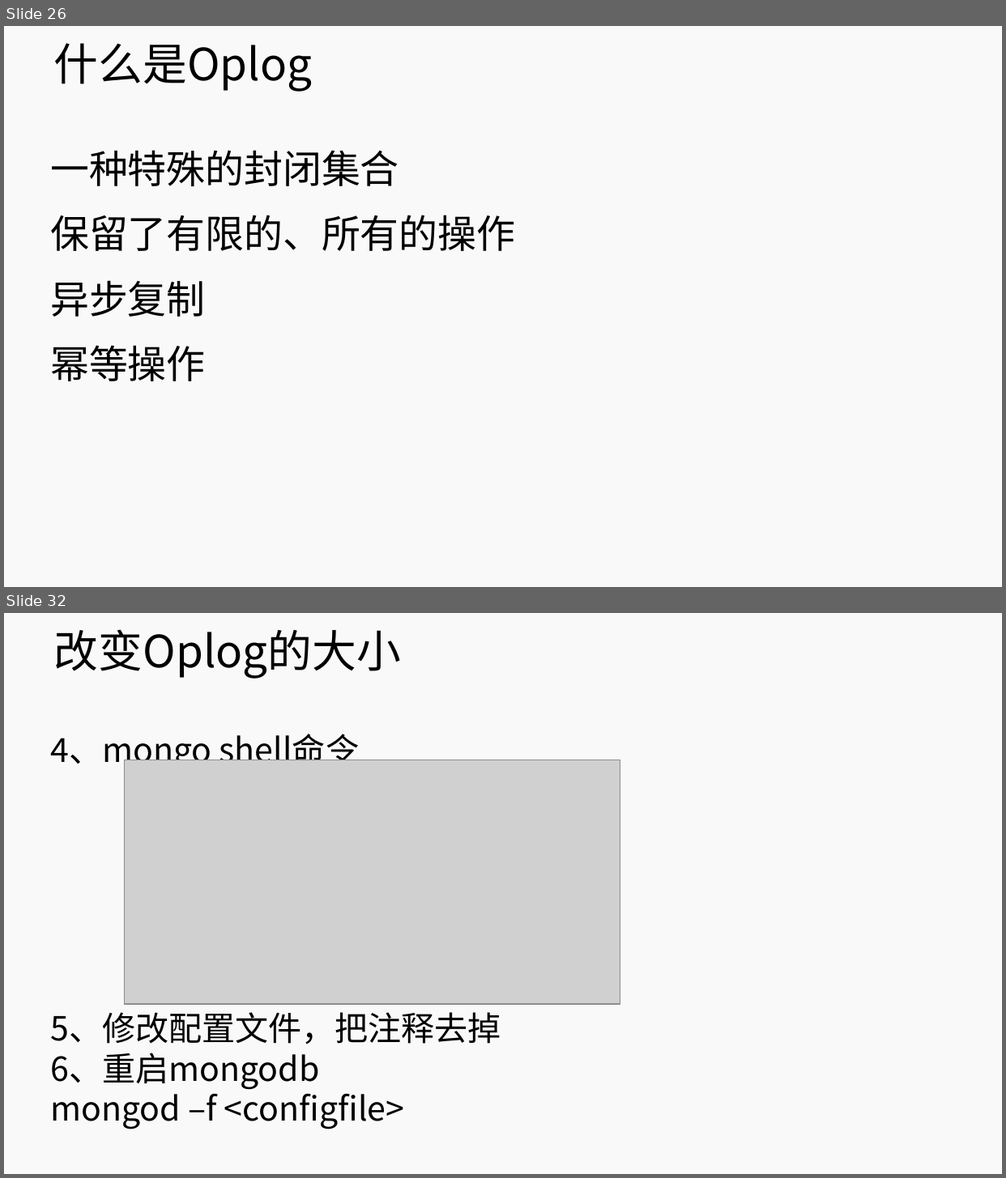
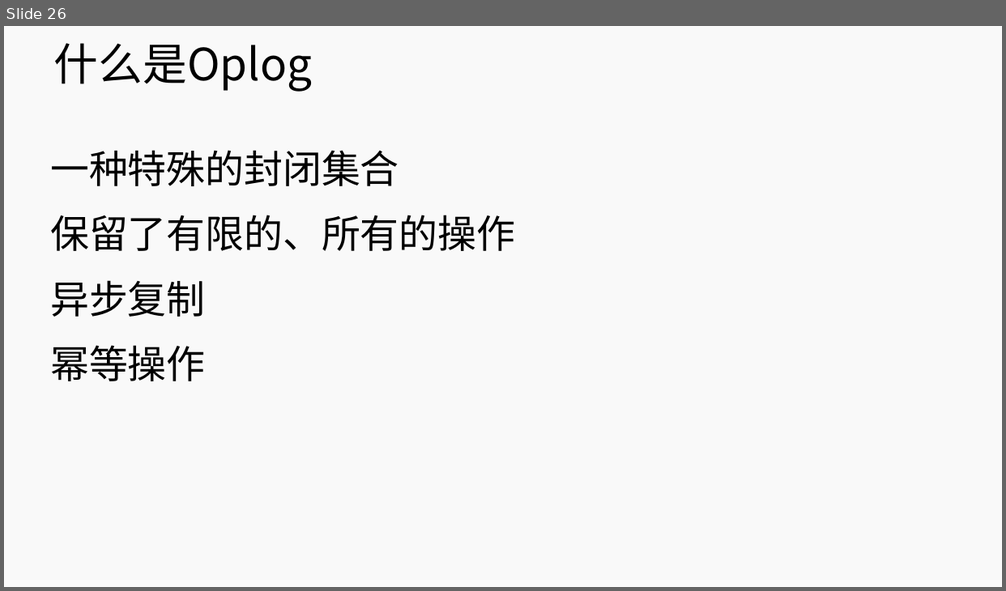
Before and after one commit to lihuanzhen2016/no-sql, a slide deck: PPT/12 MongoDB 复制集.pptx. Shown one above the other, each under a label of ours: slides 26 and 32 before the commit, slide 26 after it; the slides between them are not shown. The pictures are 1006x1178 and 1006x591 pixels, drawn with LibreOffice and Linux fonts; fonts in the diff are those of the drawing; grey boxes stand for pictures; background and template pictures are left out. Boxes give left, top, right and bottom in pixels: in the first picture for what was removed or moved away, otherwise in the second. Text is boxed around its words. In the diff, an @@ line names an element or a change of style, - is before the commit and + after.

```diff
--- a/PPT/12 MongoDB 复制集.pptx
+++ b/PPT/12 MongoDB 复制集.pptx
@@ slide 32 removed at box(4, 613, 1002, 1174), background #F9F9F9 @@
@@ title removed at box(54, 629, 401, 679) @@
-改变Oplog的大小
@@ subtitle removed at box(50, 734, 501, 1130) @@
-4、mongo shell命令
-5、修改配置文件，把注释去掉
-6、重启mongodb
-mongod –f <configfile>
@@ picture removed at box(125, 760, 620, 1004) @@
```
Also in this commit, not shown: 8 slides changed, 1 other slide removed.
